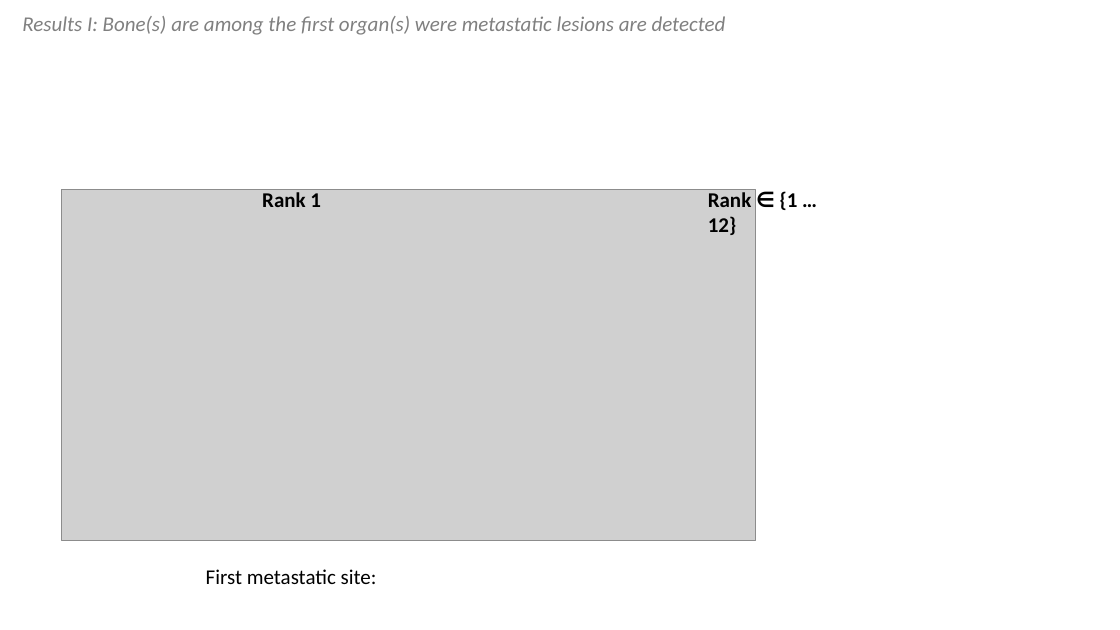
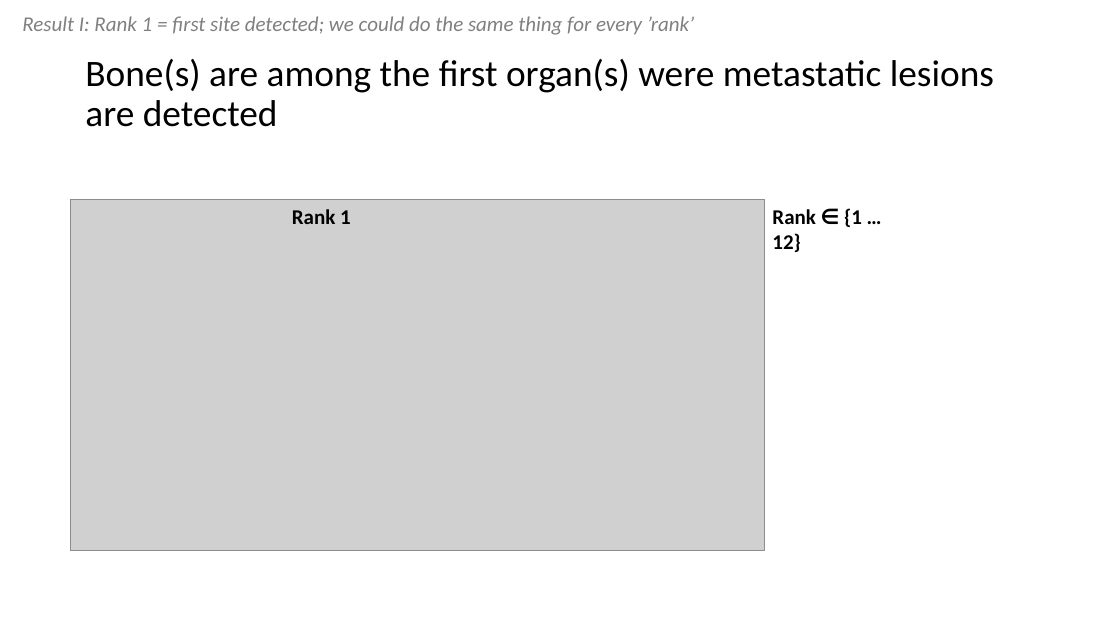
Before and after one commit to chris-kreitzer/Tropism-Timing, a slide deck: slide 7 of Tropism_Timing.pptx (slide 6 before the commit). Drawn at 1120x630 pixels with LibreOffice and Linux fonts; fonts in the diff are those of the drawing; grey boxes stand for pictures. Boxes give left, top, right and bottom in pixels: in the first picture for what was removed or moved away, otherwise in the second. Text is boxed around its words. In the diff, an @@ line names an element or a change of style, - is before the commit and + after.

```diff
--- a/Tropism_Timing.pptx
+++ b/Tropism_Timing.pptx
@@ text at (22, 16, 695, 35): text changed @@
-Results I: Bone(s) are among the first organ(s) were metastatic lesions are detected
+Result I: Rank 1 = first site detected; we could do the same thing for every ’rank’
@@ title added at (85, 59, 994, 127), 32 pt, text #000000 @@
+Bone(s) are among the first organ(s) were metastatic lesions are detected
@@ picture: place and size @@
-picture at (62, 190, 756, 541)
+picture at (71, 199, 765, 550)
@@ text "Rank 1": place and size @@
-text "Rank 1" at (262, 192, 321, 207)
+text "Rank 1" at (292, 209, 351, 224)
@@ text "Rank ∈ {1 … 12}": place and size @@
-text "Rank ∈ {1 … 12}" at (708, 191, 798, 235)
+text "Rank ∈ {1 … 12}" at (772, 208, 862, 252)
@@ text removed at (206, 569, 377, 584) @@
-First metastatic site:
```
Also in this commit, not shown: 8 other slides changed, 5 slides added, 3 slides removed.
